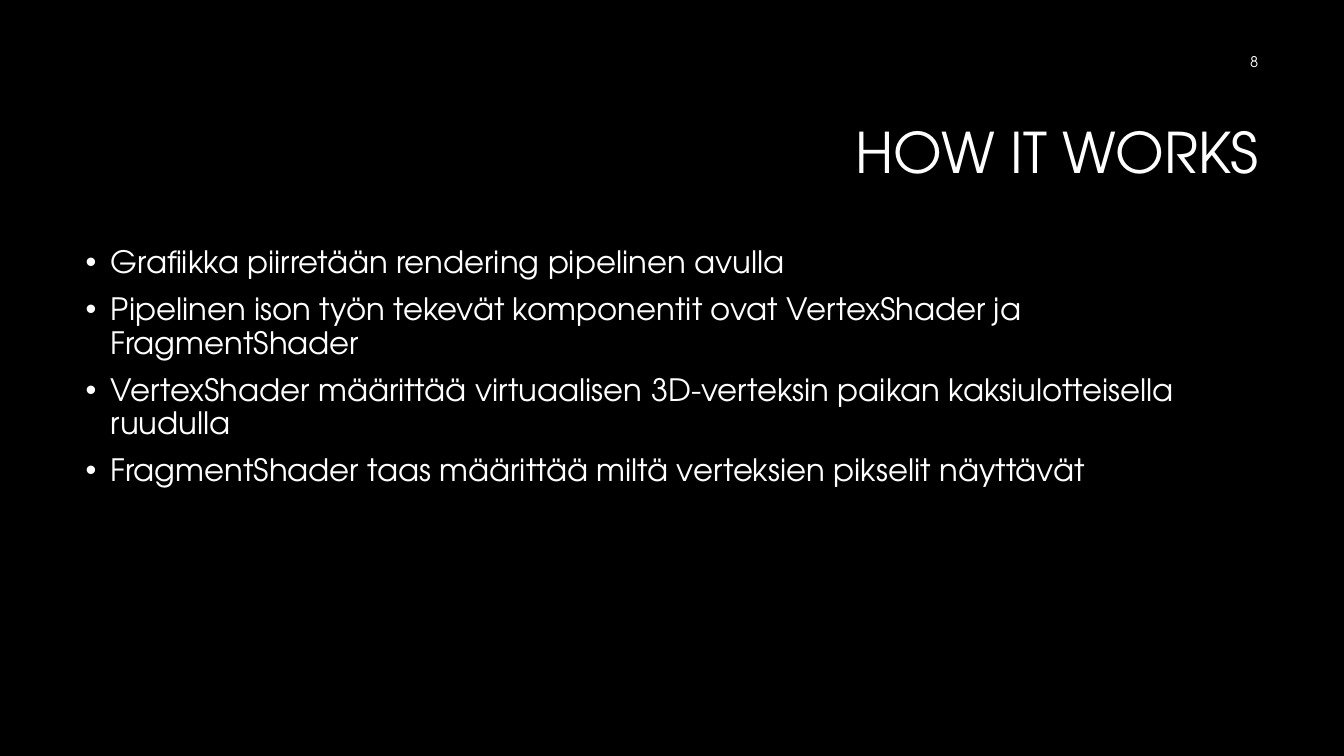
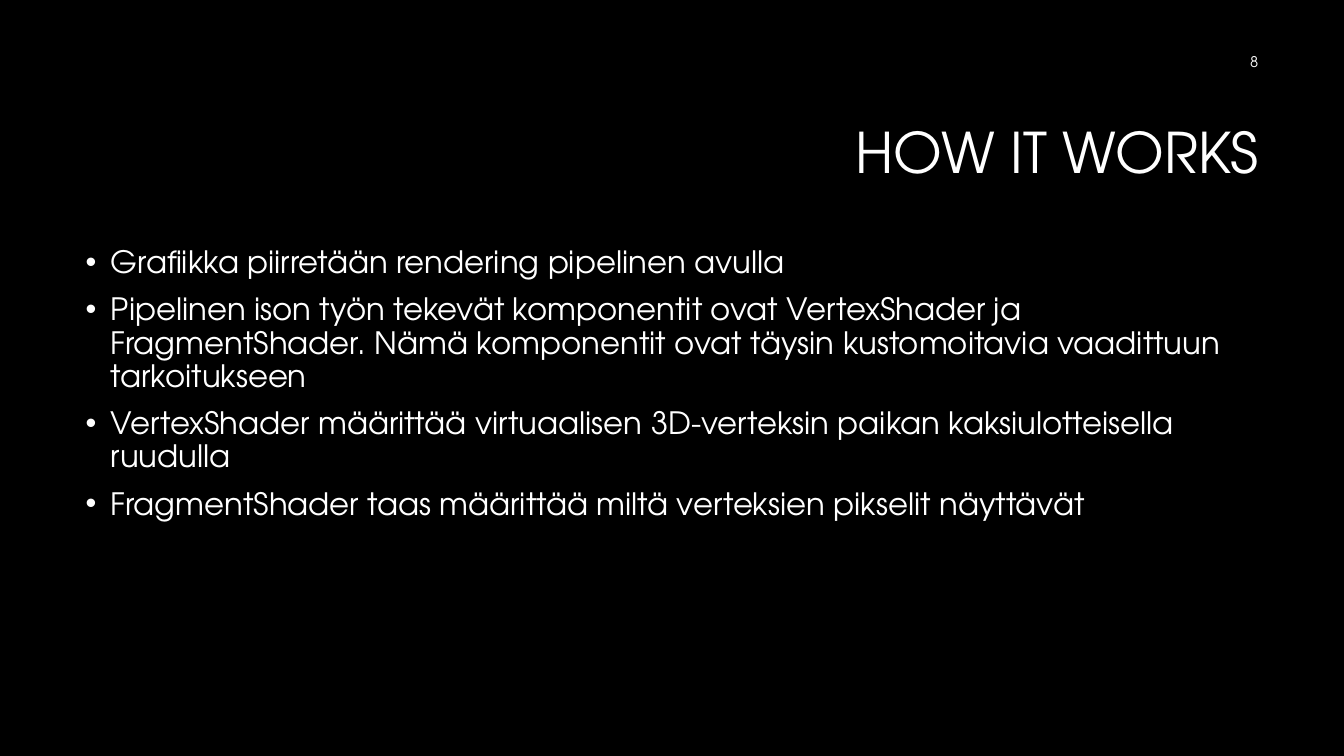
Before and after one commit to Jisti007/Mobile-Project-ideal-broccoli, a slide deck: slide 8 of presentation/OpenGL ES 3.pptx. Drawn at 1344x756 pixels with LibreOffice and Linux fonts; fonts in the diff are those of the drawing; background and template pictures are left out. Boxes give left, top, right and bottom in pixels: in the first picture for what was removed or moved away, otherwise in the second. Text is boxed around its words. In the diff, an @@ line names an element or a change of style, - is before the commit and + after.

```diff
--- a/presentation/OpenGL ES 3.pptx
+++ b/presentation/OpenGL ES 3.pptx
@@ text at (111,297,1221,388): text changed @@
-• Pipelinen ison työn tekevät komponentit ovat VertexShader ja FragmentShader
+• Pipelinen ison työn tekevät komponentit ovat VertexShader ja FragmentShader. Nämä komponentit ovat täysin kustomoitavia vaadittuun tarkoitukseen
```
Also in this commit, not shown: 5 other slides changed, 1 slide added.
